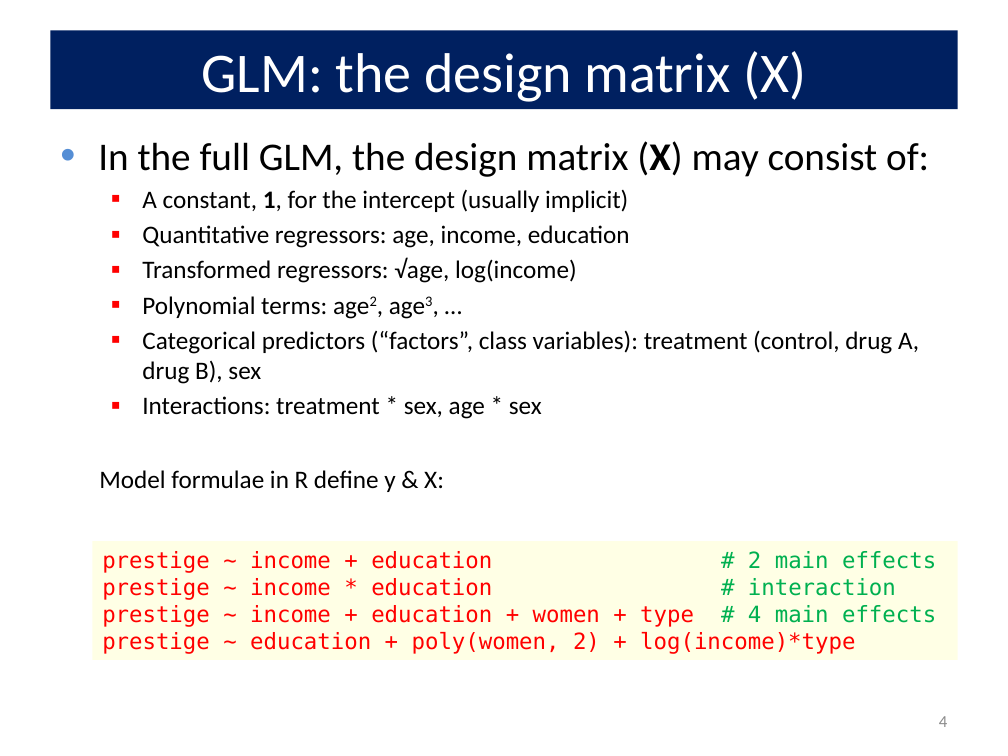
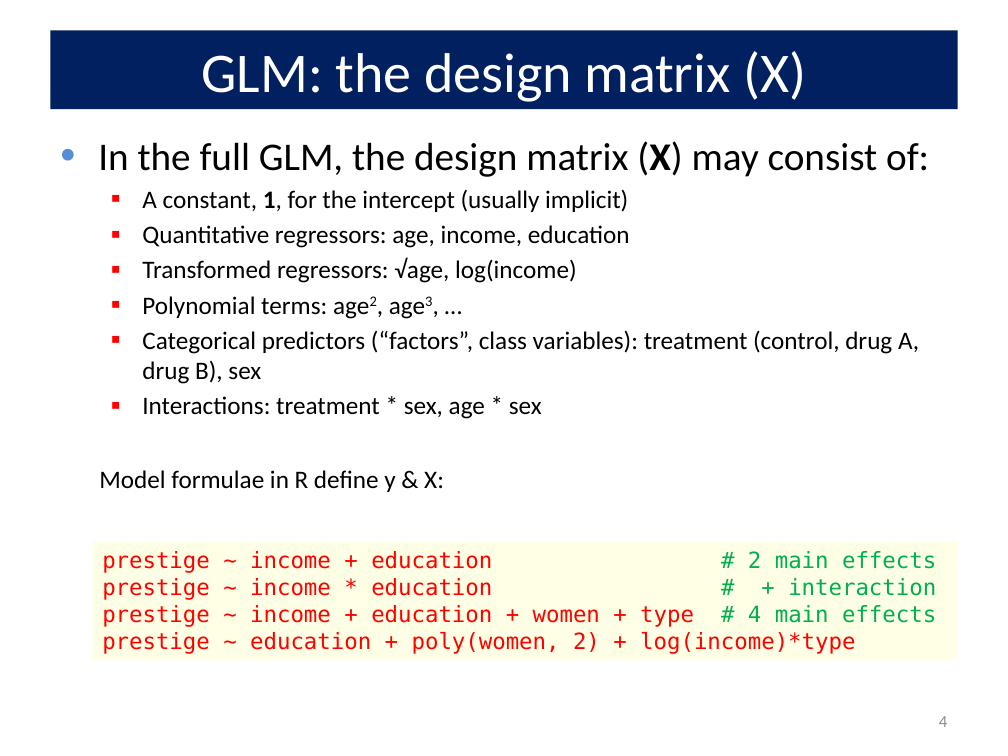
Before and after one commit to friendly/VisMLM-course, a slide deck: slide 4 of lectures/lecture2.pptx. Drawn at 1008x756 pixels with LibreOffice and Linux fonts; fonts in the diff are those of the drawing. Boxes give left, top, right and bottom in pixels: in the first picture for what was removed or moved away, otherwise in the second. Text is boxed around its words. In the diff, an @@ line names an element or a change of style, - is before the commit and + after.

```diff
--- a/lectures/lecture2.pptx
+++ b/lectures/lecture2.pptx
@@ text in rectangle at (x1=102, y1=578, x2=936, y2=600): text changed @@
-prestige ~ income * education # interaction
+prestige ~ income * education # + interaction
```
Also in this commit, not shown: 1 other slide changed, 2 slides added, 13 other files.
